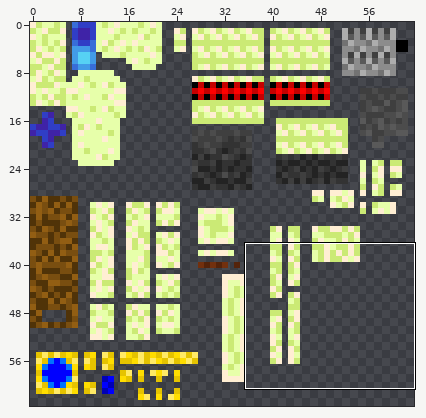
Pixel-art sprite -- Assets/Materials/Textures/bone_texture.png. The picture above shows the old version from afar; the outline marks the close-up.
Close-up. Earlier state:
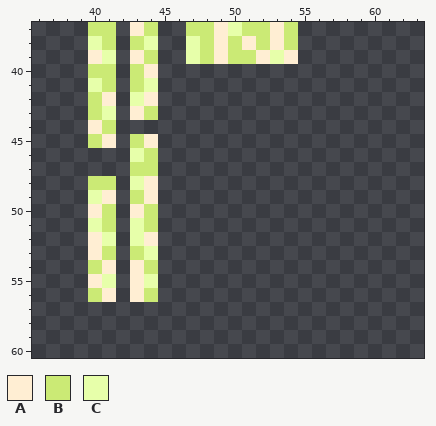
The file is 64x64 pixels. Colours within 5 levels of each other are drawn and written as one. Shown: x 36..63, y 37..60.
Palette (. is transparent): A #ffeed3  B #cbea75  C #e7ffaa
Pixels before, first column x 40:
37 BB.AB..BBACBBAB
38 CB.BC..CBABABAB
39 AC.AB..CBABBACA
40 BB.BA..........
41 CB.BC..........
42 BA.CA..........
43 BC.AB..........
44 AB.............
45 BA.BA..........
46 ...CB..........
47 ...BB..........
48 BB.CA..........
49 CA.BA..........
50 AB.AB..........
51 CB.CB..........
52 AC.CA..........
53 AB.BC..........
54 BA.AB..........
55 AC.AC..........
56 BA.AB..........
After the commit:
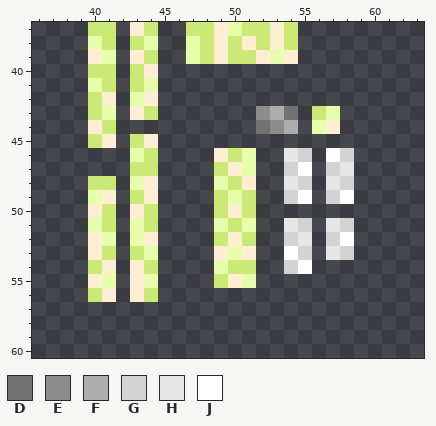
Colours new in this view: D #727272  E #8c8c8c  F #adadad  G #d3d3d3  H #e7e7e7  J #ffffff
Difference:
Colour A now appears in row 44 at x 57; in row 46 at x 49; in row 47 at x 50; in row 48 at x 51; in row 50 at x 50; in row 52 at x 50.
Colour A now appears in row 53 at x 49 and 51; in row 55 at x 50.
Colour B now appears in row 43 at x 56; in row 46 at x 50; in row 47 at x 49; in row 48 at x 50; in rows 49 to 50 at x 49 and 51; in row 51 at x 50.
Colour B now appears in row 52 at x 49 and 51; in row 54 at x 50 to 51; in row 55 at x 49.
Colour C now appears in row 43 at x 57; in row 44 at x 56; in rows 46 to 47 at x 51; in row 48 at x 49; in row 49 at x 50; in row 51 at x 49 and 51.
Colour C now appears in row 53 at x 50; in row 54 at x 49; in row 55 at x 51.
Colour D now appears in row 43 at x 54; in row 44 at x 52.
Colour E now appears in row 43 at x 52; in row 44 at x 53.
Colour F now appears in row 43 at x 53; in row 44 at x 54.
Colour G now appears in row 46 at x 55 and 58; in row 47 at x 54 and 57; in row 48 at x 55 and 58; in row 49 at x 54 and 57; in row 51 at x 55 and 58; in row 52 at x 54 and 57.
Colour G now appears in row 53 at x 55 and 58; in row 54 at x 54.
Colour H now appears in row 46 at x 54; in row 47 at x 58; in row 48 at x 54 and 57; in row 51 at x 54 and 57; in row 52 at x 55; in row 53 at x 57.
Colour J now appears in row 46 at x 57; in row 47 at x 55; in row 49 at x 55 and 58; in row 52 at x 58; in row 53 at x 54; in row 54 at x 55.
Where, in picture pixels (left, top, right, bottom), the same in both close-ups:
added: (214, 106, 354, 288)
